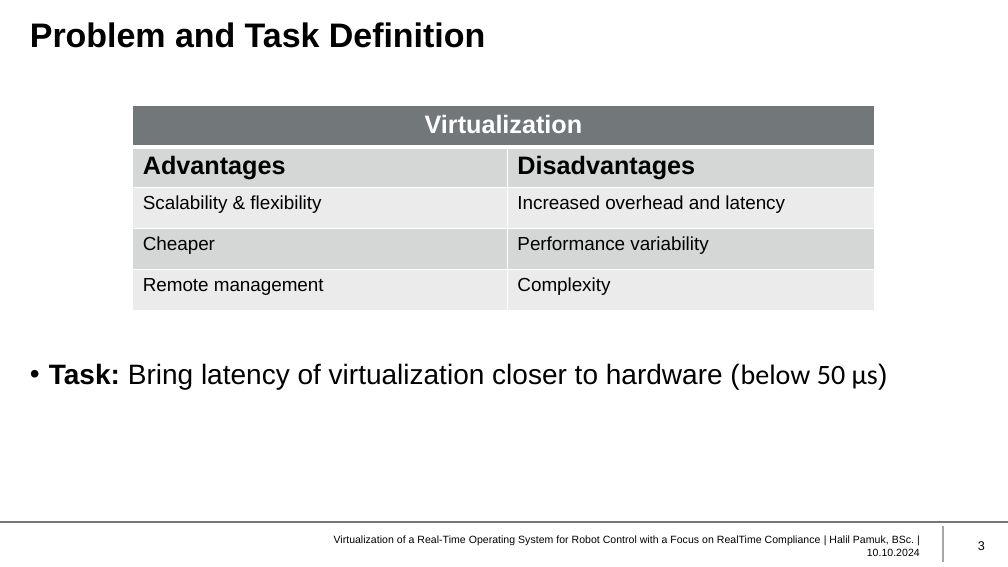
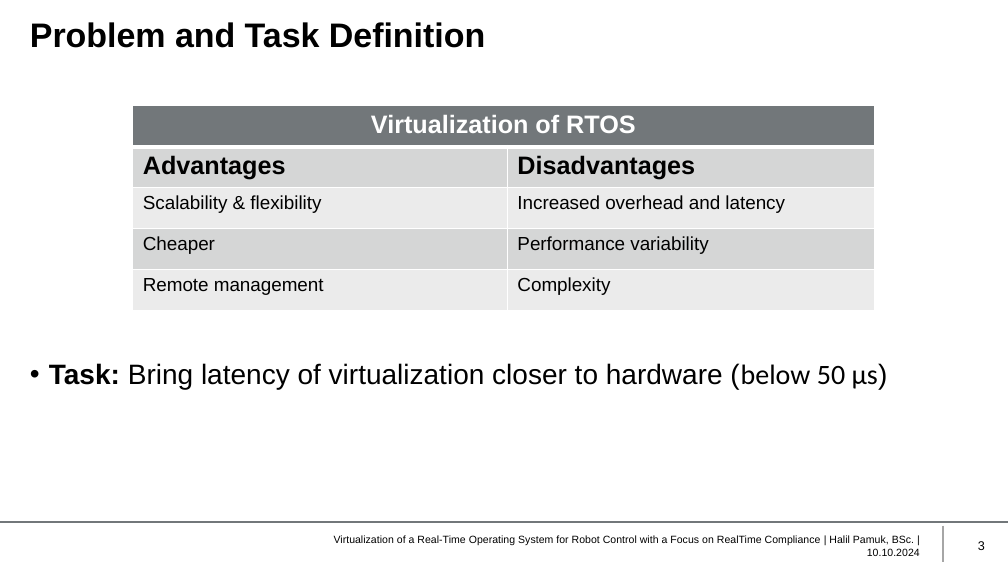
Before and after one commit to HIP24/Masterarbeit, a slide deck: slide 3 of Masterprüfung/Presentation/Presentation.pptx. Drawn at 1008x567 pixels with LibreOffice and Linux fonts; fonts in the diff are those of the drawing; background and template pictures are left out. Boxes give left, top, right and bottom in pixels: in the first picture for what was removed or moved away, otherwise in the second. Text is boxed around its words. In the diff, an @@ line names an element or a change of style, - is before the commit and + after.

```diff
--- a/Masterprüfung/Presentation/Presentation.pptx
+++ b/Masterprüfung/Presentation/Presentation.pptx
@@ table at box(133, 106, 875, 310) @@
-row 1, column 1: Virtualization
+row 1, column 1: Virtualization of RTOS
```
Also in this commit, not shown: 4 other slides changed, 25 slides added.
